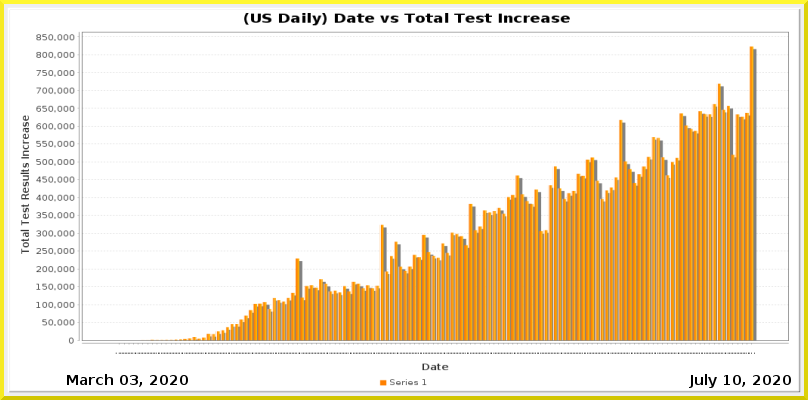
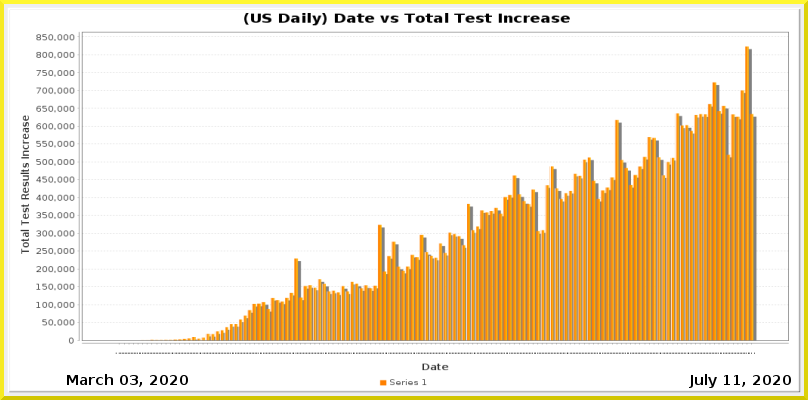
Layer changes from the first (808, 400) image to the second:
painted on "Current Date" over [733,375,741,385]
painted on "Date_vs_TestIncrease.png" over [133,46,757,354]
